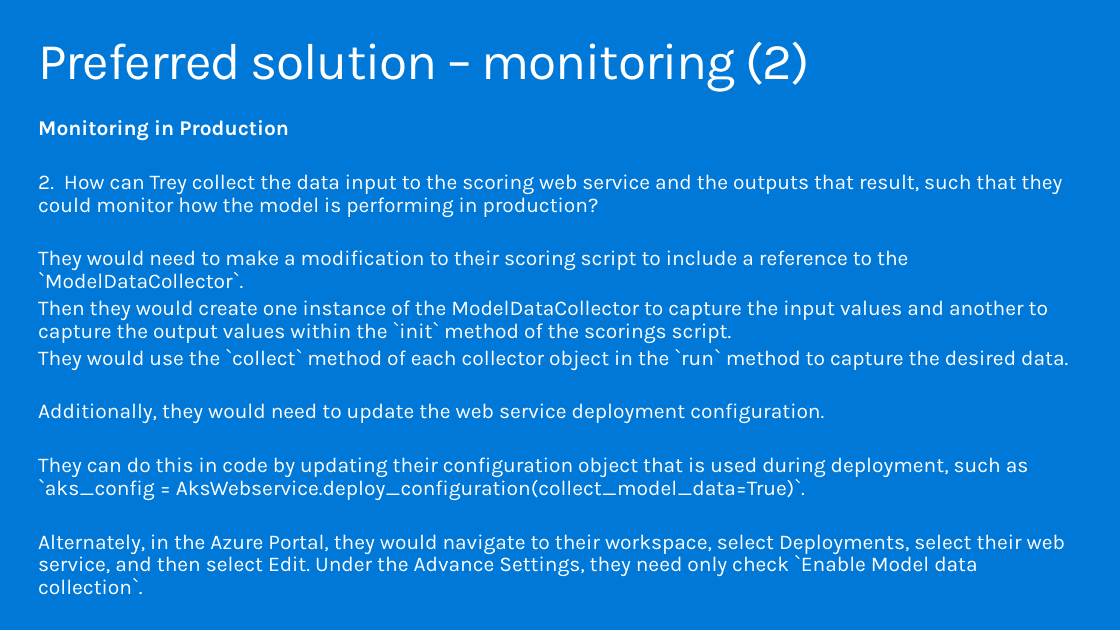
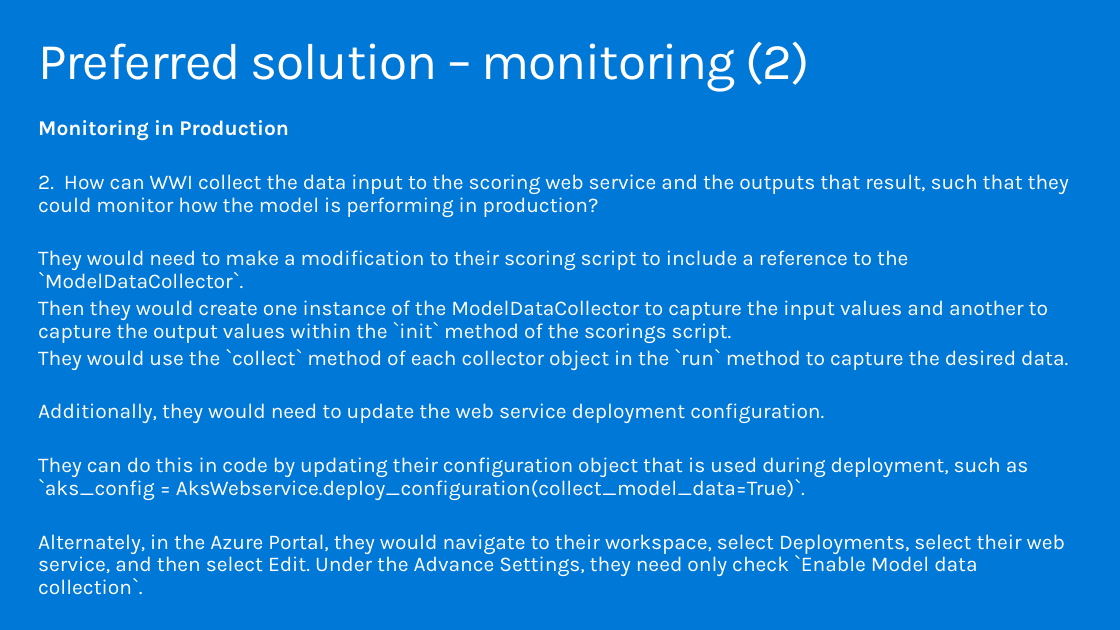
Before and after one commit to tgokal/MCW-ML-Ops, a slide deck: slide 26 of Whiteboard design session/WDS trainer presentation - MLOps.pptx. Drawn at 1120x630 pixels with LibreOffice and Linux fonts; fonts in the diff are those of the drawing. Boxes give left, top, right and bottom in pixels: in the first picture for what was removed or moved away, otherwise in the second. Text is boxed around its words. In the diff, an @@ line names an element or a change of style, - is before the commit and + after.

```diff
--- a/Whiteboard design session/WDS trainer presentation - MLOps.pptx
+++ b/Whiteboard design session/WDS trainer presentation - MLOps.pptx
@@ text at (x1=38, y1=174, x2=1069, y2=217): text changed @@
-2. How can Trey collect the data input to the scoring web service and the outputs that result, such that they could monitor how the model is performing in production?
+2. How can WWI collect the data input to the scoring web service and the outputs that result, such that they could monitor how the model is performing in production?
```
Also in this commit, not shown: 12 other slides changed, 4 other files.
